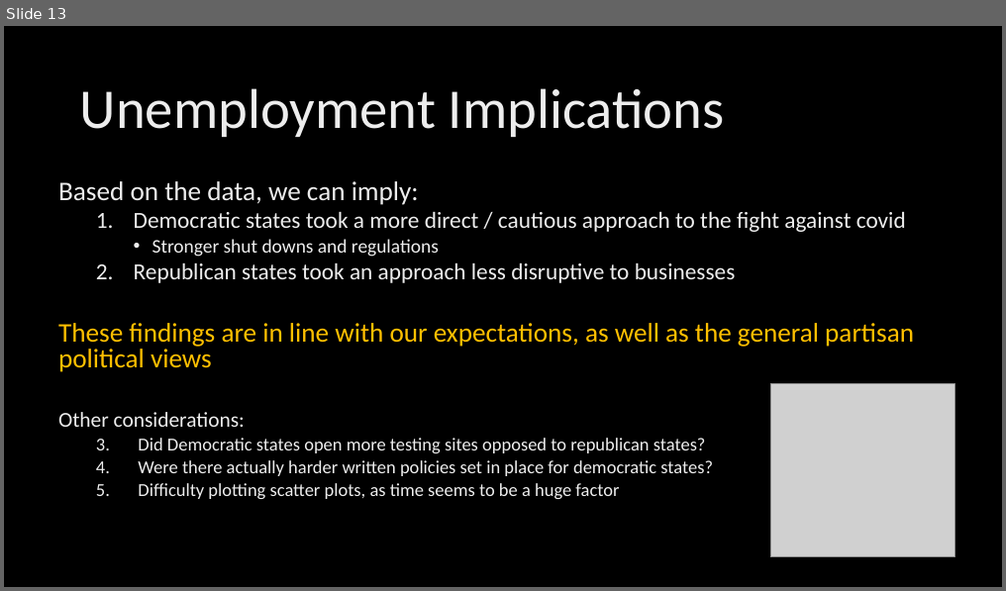
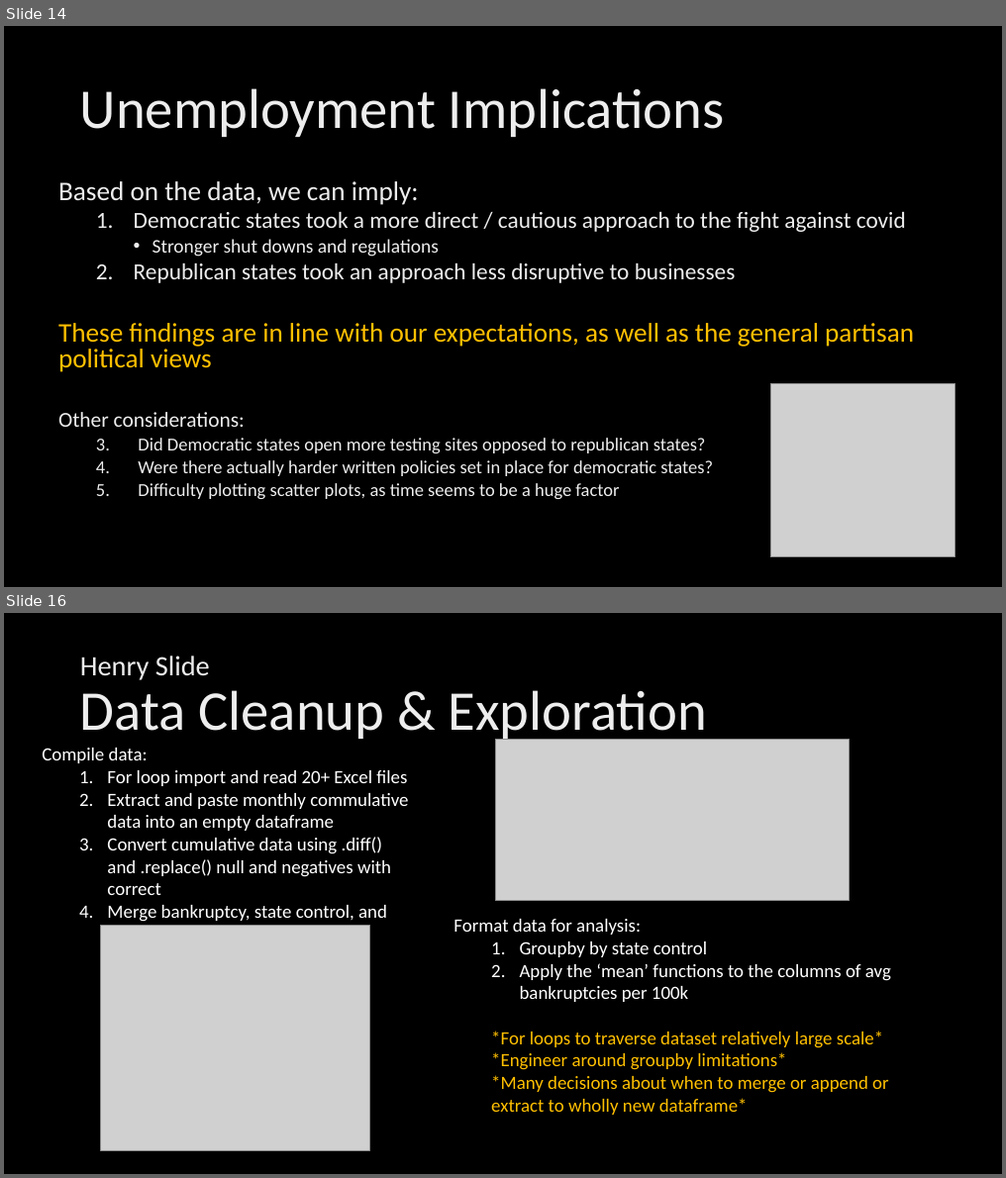
Before and after one commit to NUbee65/project-1-challenge, a slide deck: State Partisan Control affects on Covid - BrookC Variant.pptx. Shown one above the other, each under a label of ours: slide 13 before the commit, slides 14 and 16 after it; the slides between them are not shown. The pictures are 1006x591 and 1006x1178 pixels, drawn with LibreOffice and Linux fonts; fonts in the diff are those of the drawing; grey boxes stand for pictures; background and template pictures are left out. Boxes give left, top, right and bottom in pixels: in the first picture for what was removed or moved away, otherwise in the second. Text is boxed around its words. In the diff, an @@ line names an element or a change of style, - is before the commit and + after.

```diff
--- a/State Partisan Control affects on Covid - BrookC Variant.pptx
+++ b/State Partisan Control affects on Covid - BrookC Variant.pptx
@@ slide 16 added at box(4, 613, 1002, 1174), background picture (left out) @@
@@ title added at box(80, 656, 707, 744), 54 pt, text gradient #BFBFBF to #EDEDED to #FFFFFF @@
+Henry Slide
+Data Cleanup & Exploration
@@ text added at box(42, 748, 408, 926), 18 pt, text #FFFFFF @@
+Compile data:
+  1. For loop import and read 20+ Excel files
+  2. Extract and paste monthly commulative data into an empty dataframe
+  3. Convert cumulative data using .diff() and .replace() null and negatives with correct
+  4. Merge bankruptcy, state control, and census datasets
@@ picture added at box(496, 739, 849, 900) @@
@@ picture added at box(101, 925, 369, 1152) @@
@@ text added at box(453, 919, 891, 1115), 18 pt, text #FFC000 @@
+Format data for analysis:
+  1. Groupby by state control
+  2. Apply the ‘mean’ functions to the columns of avg bankruptcies per 100k
+  *For loops to traverse dataset relatively large scale*
+  *Engineer around groupby limitations*
+  *Many decisions about when to merge or append or extract to wholly new dataframe*
@@ what was slide 13 is now slide 14 @@
```
Also in this commit, not shown: 5 slides changed, 4 other slides added, 1 other file.
